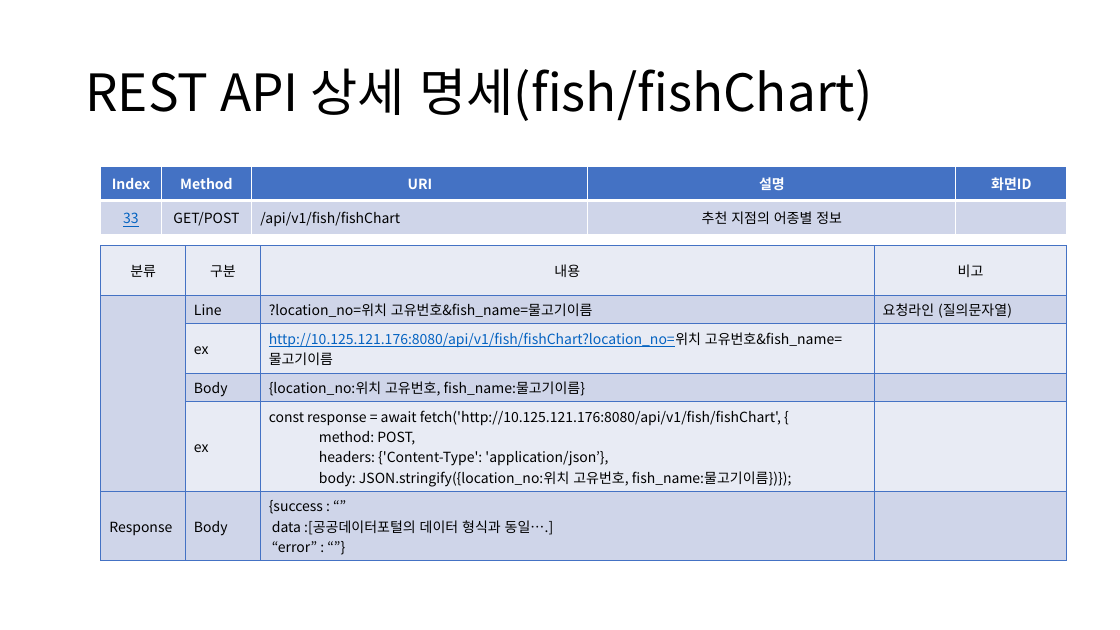
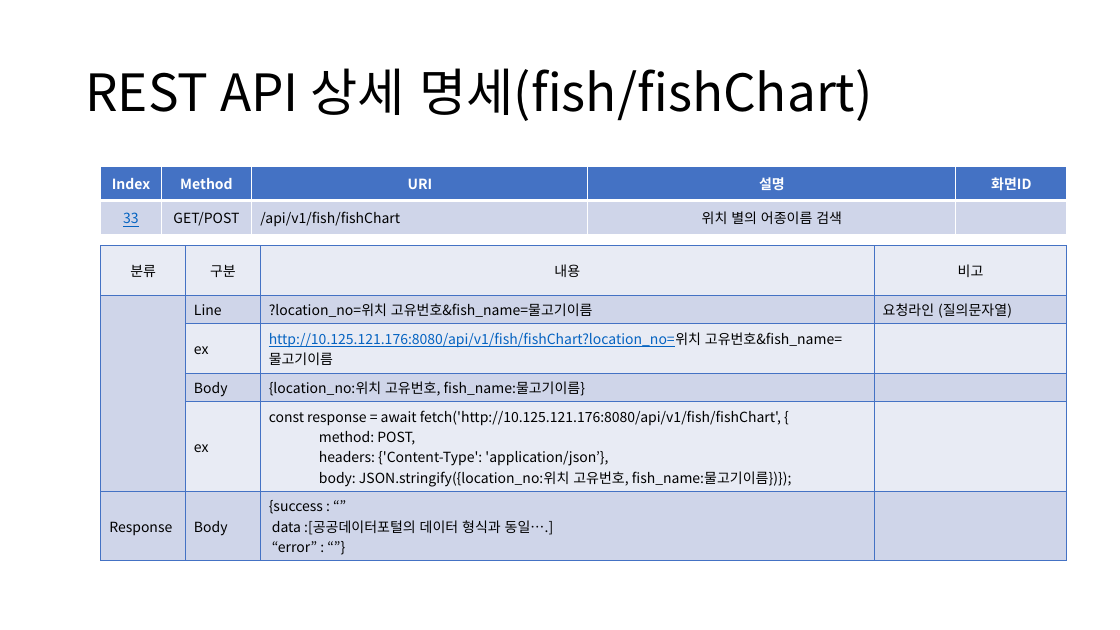
Before and after one commit to sujidaddy/workspace_miniproject, a slide deck: slide 57 of 미니프로젝트계획서제출용.pptx. Drawn at 1120x630 pixels with LibreOffice and Linux fonts; fonts in the diff are those of the drawing. Boxes give left, top, right and bottom in pixels: in the first picture for what was removed or moved away, otherwise in the second. Text is boxed around its words. In the diff, an @@ line names an element or a change of style, - is before the commit and + after.

```diff
--- a/미니프로젝트계획서제출용.pptx
+++ b/미니프로젝트계획서제출용.pptx
@@ table at <box>101,166,1067,234</box> @@
-row 2, column 4: 추천 지점의 어종별 정보
+row 2, column 4: 위치 별의 어종이름 검색
```
Also in this commit, not shown: 3 other slides changed, 1 slide added.
